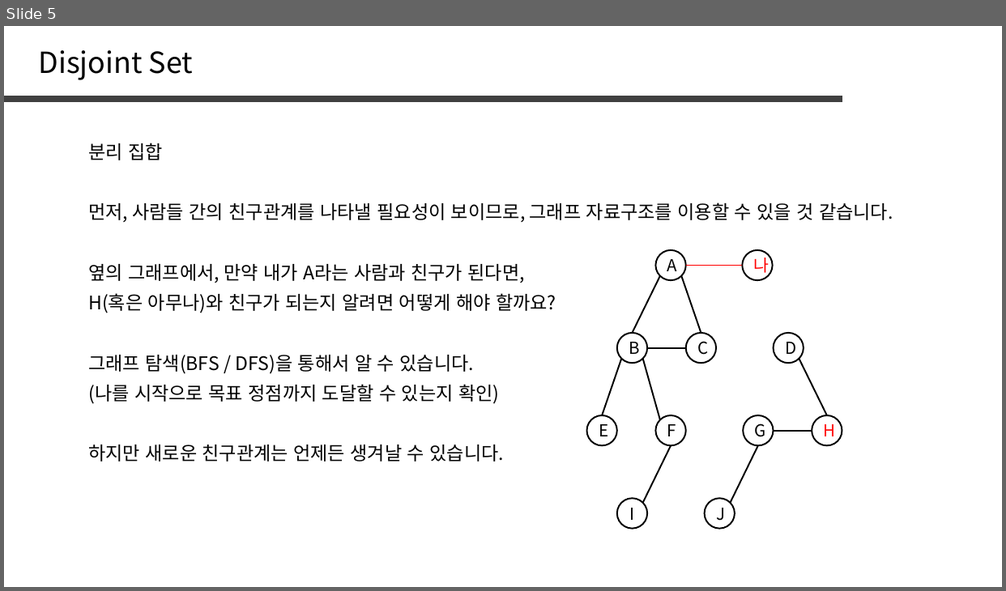
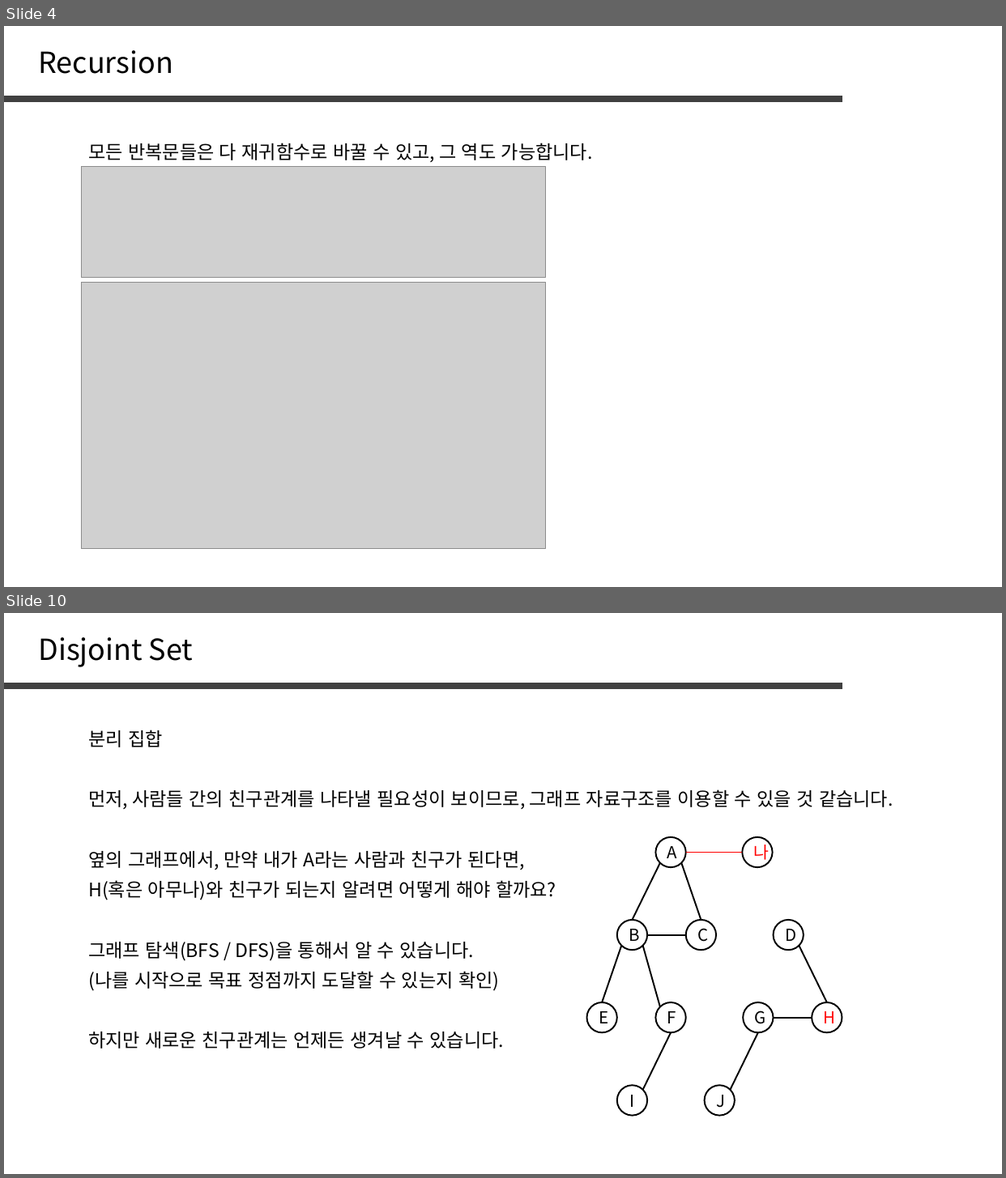
Before and after one commit to jaehoo1/PS-study, a slide deck: study/11_Recursion, Backtracking.pptx. Shown one above the other, each under a label of ours: slide 5 before the commit, slides 4 and 10 after it; the slides between them are not shown. The pictures are 1006x591 and 1006x1178 pixels, drawn with LibreOffice and Linux fonts; fonts in the diff are those of the drawing; grey boxes stand for pictures. Boxes give left, top, right and bottom in pixels: in the first picture for what was removed or moved away, otherwise in the second. Text is boxed around its words. In the diff, an @@ line names an element or a change of style, - is before the commit and + after.

```diff
--- a/study/11_Recursion, Backtracking.pptx
+++ b/study/11_Recursion, Backtracking.pptx
@@ slide 4 added at (4, 26, 1002, 587), background #FFFFFF @@
@@ text added at (39, 50, 173, 74), 28 pt, text #000000 @@
+Recursion
@@ line added from (4, 99) to (842, 99), #404040 6 pt @@
@@ text added at (88, 143, 593, 162), 18 pt, text #000000 @@
+모든 반복문들은 다 재귀함수로 바꿀 수 있고, 그 역도 가능합니다.
@@ picture added at (81, 167, 545, 278) @@
@@ picture added at (81, 283, 545, 549) @@
@@ what was slide 5 is now slide 10 @@
```
Also in this commit, not shown: 1 slide changed, 5 other slides added, 1 slide removed.
